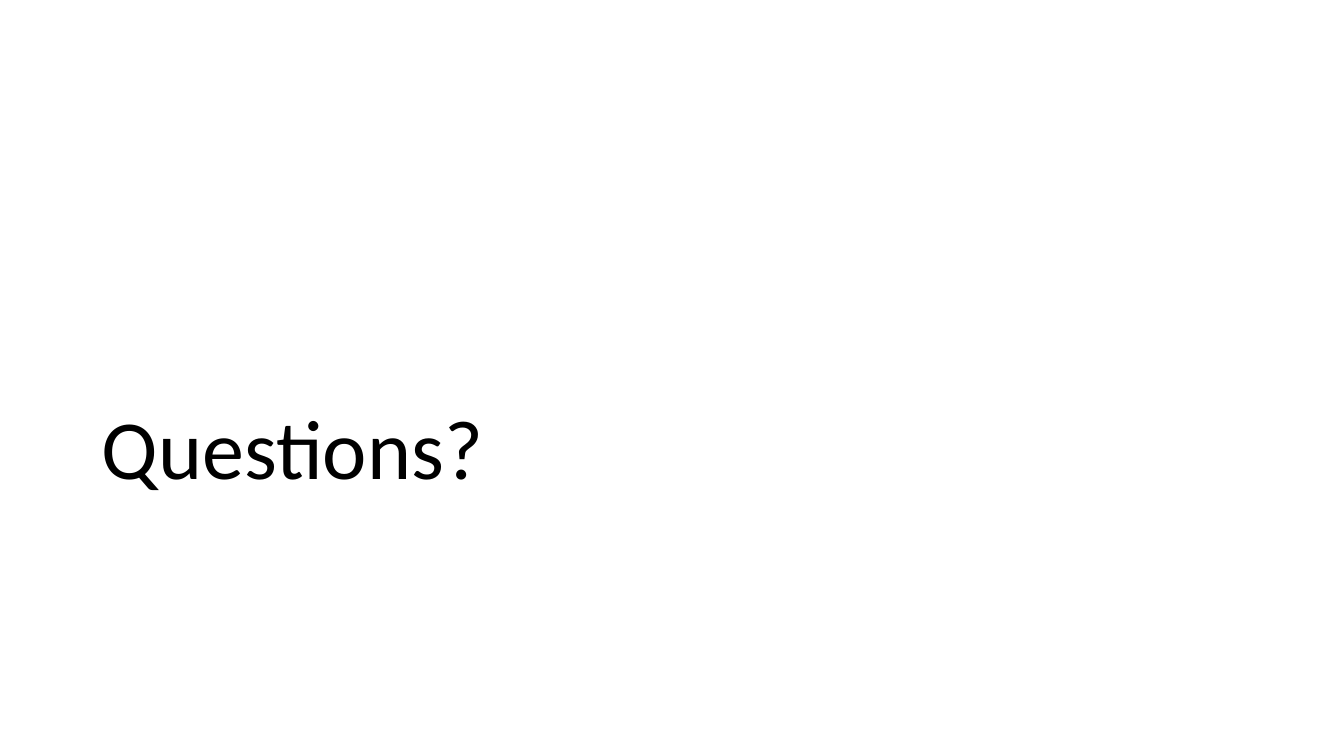
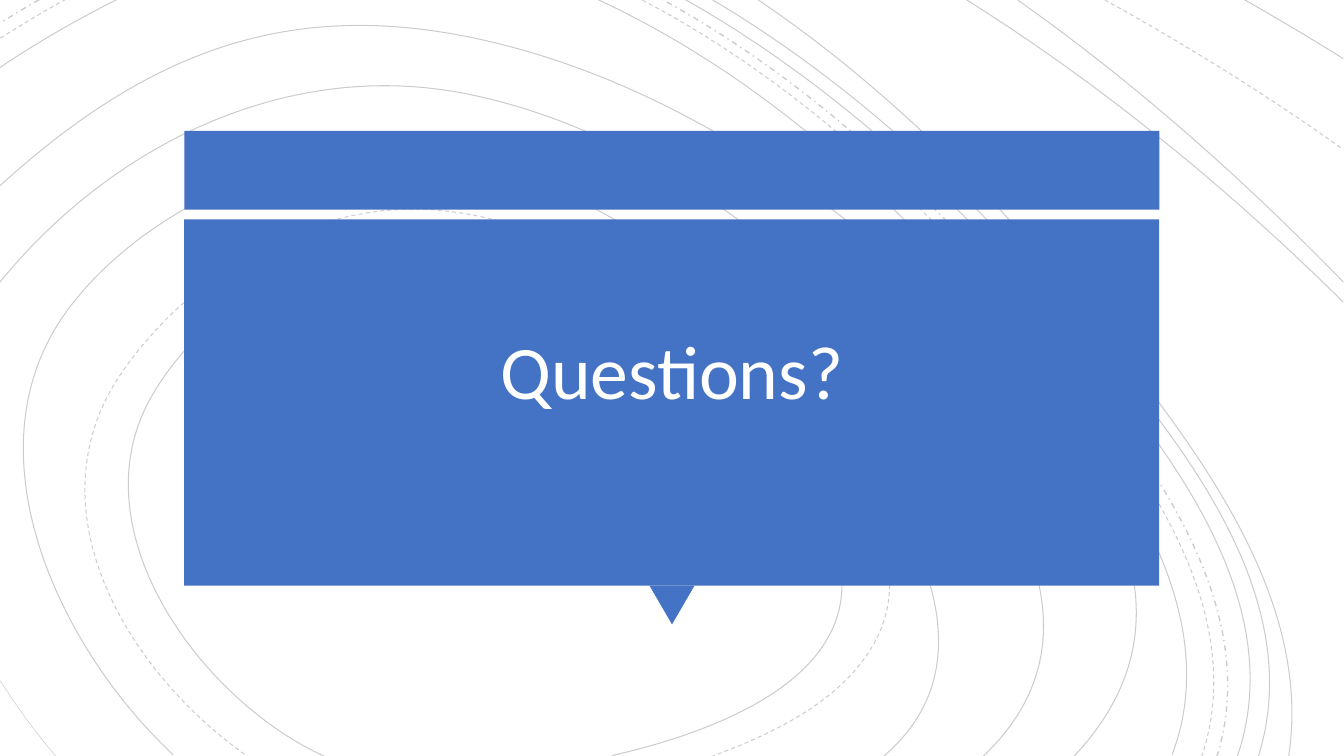
Before and after one commit to isaacrlevin/levin-talks, a slide deck: slide 28 of ASP.NETCoreDeployment/Ship It Good.pptx (slide 23 before the commit). Drawn at 1344x756 pixels with LibreOffice and Linux fonts; fonts in the diff are those of the drawing. Boxes give left, top, right and bottom in pixels: in the first picture for what was removed or moved away, otherwise in the second. Text is boxed around its words. In the diff, an @@ line names an element or a change of style, - is before the commit and + after.

```diff
--- a/ASP.NETCoreDeployment/Ship It Good.pptx
+++ b/ASP.NETCoreDeployment/Ship It Good.pptx
@@ group added at bbox=[0, 0, 1344, 756]: 19 freeform shapes @@
@@ rectangle added at bbox=[185, 131, 1159, 210], fill #4472C4 @@
@@ rectangle added at bbox=[185, 220, 1159, 586], fill #4472C4 @@
@@ title "Questions?": place and size @@
-title "Questions?" at bbox=[102, 421, 483, 490]
+title "Questions?" at bbox=[500, 346, 843, 409]
@@ title "Questions?" at bbox=[500, 346, 843, 409]: size 60 to 54 pt, text colour #000000 to #FFFFFF; alignment left to centre @@
@@ triangle added at bbox=[649, 586, 695, 624], fill #4472C4 @@
```
Also in this commit, not shown: 21 other slides changed, 6 slides added, 1 slide removed, 7 other files.
